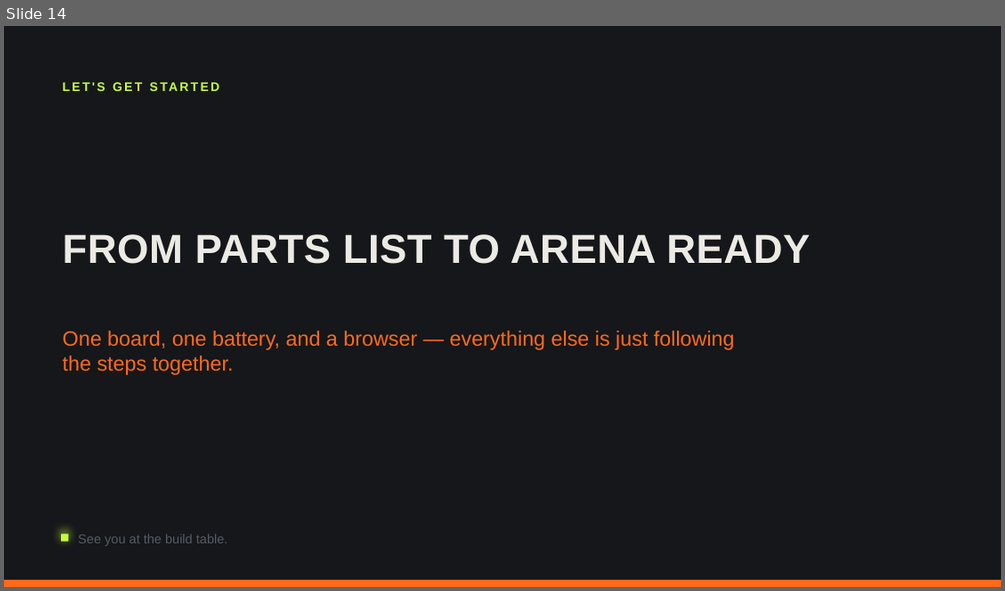
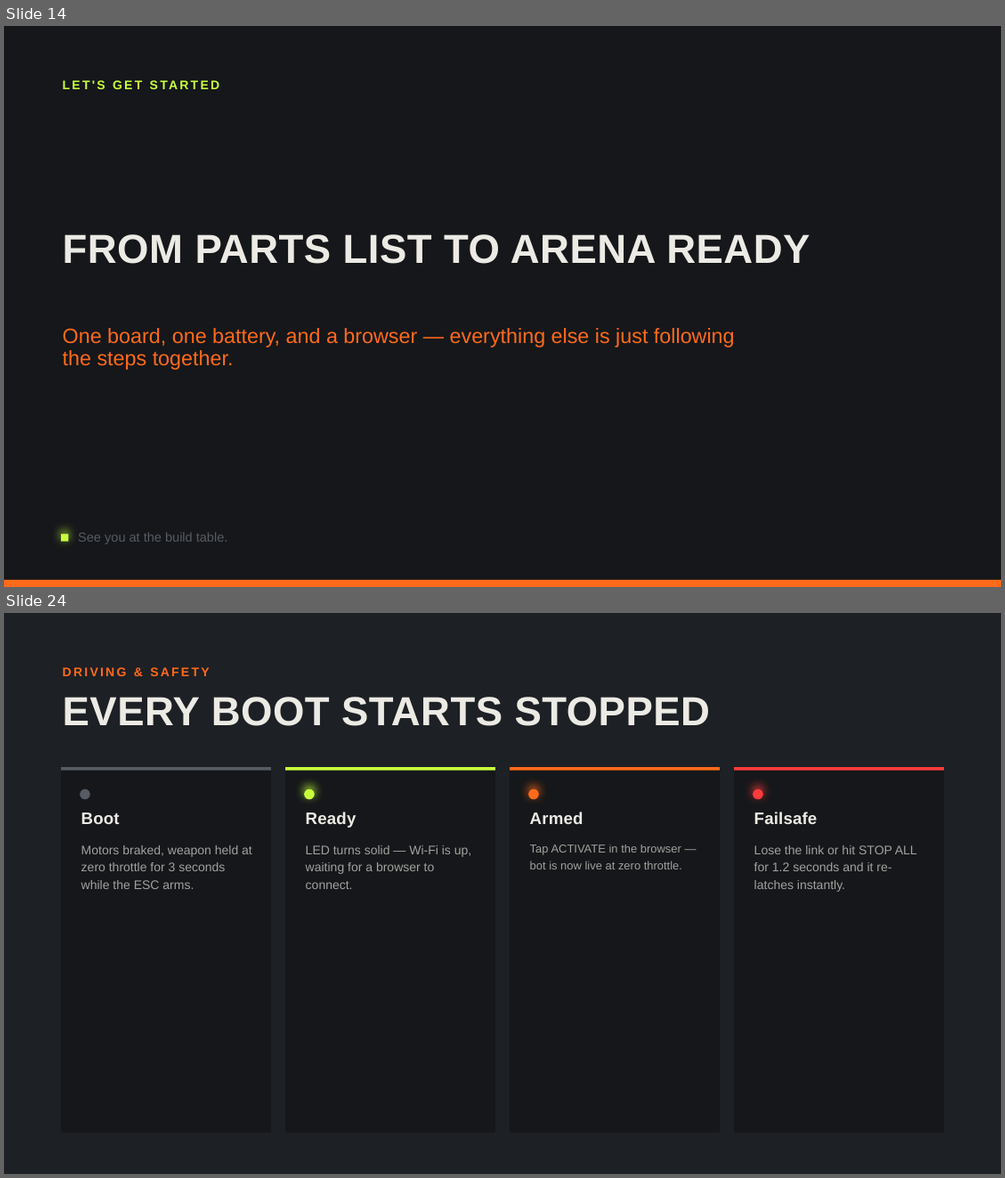
Before and after one commit to thefuzzman/WSP_YM_BB, a slide deck: Kickoff_Presentation.pptx. Shown one above the other, each under a label of ours: slide 14 before the commit, slides 14 and 24 after it; the slides between them are not shown. The pictures are 1005x591 and 1005x1178 pixels, drawn with LibreOffice and Linux fonts; fonts in the diff are those of the drawing. Boxes give left, top, right and bottom in pixels: in the first picture for what was removed or moved away, otherwise in the second. Text is boxed around its words. In the diff, an @@ line names an element or a change of style, - is before the commit and + after.

Commit message:
updated PPT more

```diff
--- a/Kickoff_Presentation.pptx
+++ b/Kickoff_Presentation.pptx
@@ slide 24 added at box(4, 613, 1001, 1174), background #1D2024 @@
@@ text added at box(63, 667, 209, 676), 18 pt, text #FF6A1A, bold @@
+DRIVING & SAFETY
@@ text added at box(63, 697, 710, 726), 58.5 pt, text #ECEAE4, bold @@
+EVERY BOOT STARTS STOPPED
@@ rectangle added at box(61, 767, 271, 1132), fill #15171A @@
@@ rectangle added at box(61, 767, 271, 770), fill #565C64 @@
@@ rectangle added at box(285, 767, 495, 1132), fill #15171A @@
@@ rectangle added at box(285, 767, 495, 770), fill #C8FF3D @@
@@ rectangle added at box(510, 767, 720, 1132), fill #15171A @@
@@ rectangle added at box(510, 767, 720, 770), fill #FF6A1A @@
@@ rectangle added at box(734, 767, 944, 1132), fill #15171A @@
@@ rectangle added at box(734, 767, 944, 770), fill #FF3B3B @@
@@ ellipse added at box(80, 789, 90, 799), fill #565C64 @@
@@ ellipse added at box(304, 789, 315, 799), fill #C8FF3D @@
@@ ellipse added at box(528, 789, 539, 799), fill #FF6A1A @@
@@ ellipse added at box(752, 789, 763, 799), fill #FF3B3B @@
@@ text added at box(81, 812, 120, 824), 24 pt, text #ECEAE4, bold @@
+Boot
@@ text added at box(306, 811, 356, 827), 24 pt, text #ECEAE4, bold @@
+Ready
@@ text added at box(530, 811, 583, 824), 24 pt, text #ECEAE4, bold @@
+Armed
@@ text added at box(754, 811, 817, 824), 24 pt, text #ECEAE4, bold @@
+Failsafe
@@ text added at box(81, 845, 252, 889), 18 pt, text #ECEAE4 at 65% opacity @@
+Motors braked, weapon held at zero throttle for 3 seconds while the ESC arms.
@@ text added at box(306, 845, 471, 889), 18 pt, text #ECEAE4 at 65% opacity @@
+LED turns solid — Wi-Fi is up, waiting for a browser to connect.
@@ text added at box(530, 844, 682, 869), 16.6 pt, text #ECEAE4 at 65% opacity @@
+Tap ACTIVATE in the browser — bot is now live at zero throttle.
@@ text added at box(754, 845, 917, 892), 18 pt, text #ECEAE4 at 65% opacity @@
+Lose the link or hit STOP ALL for 1.2 seconds and it re-latches instantly.
@@ slide 14 changed as well @@
@@ text "LET'S GET STARTED" at box(97, 80, 105, 89): line spacing 1 to 0.9 @@
@@ text "One board, one battery, and ..." at box(63, 328, 735, 370): line spacing 1 to 0.9 @@
@@ text "See you at the build ..." at box(78, 532, 228, 544): size 18.8 to 18.7 pt; line spacing 1 to 0.9 @@
```
Also in this commit, not shown: 13 other slides changed, 13 other slides added.
